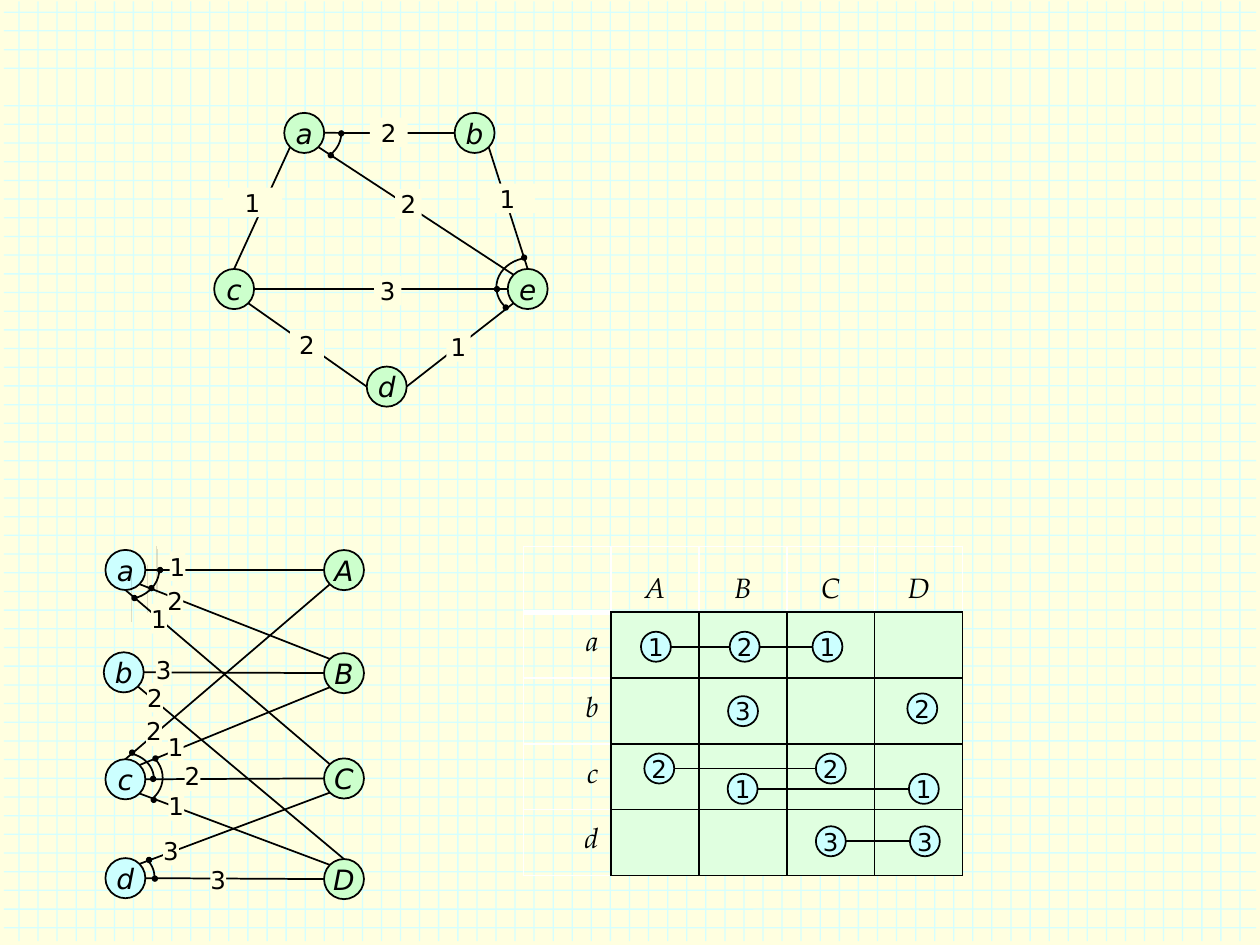
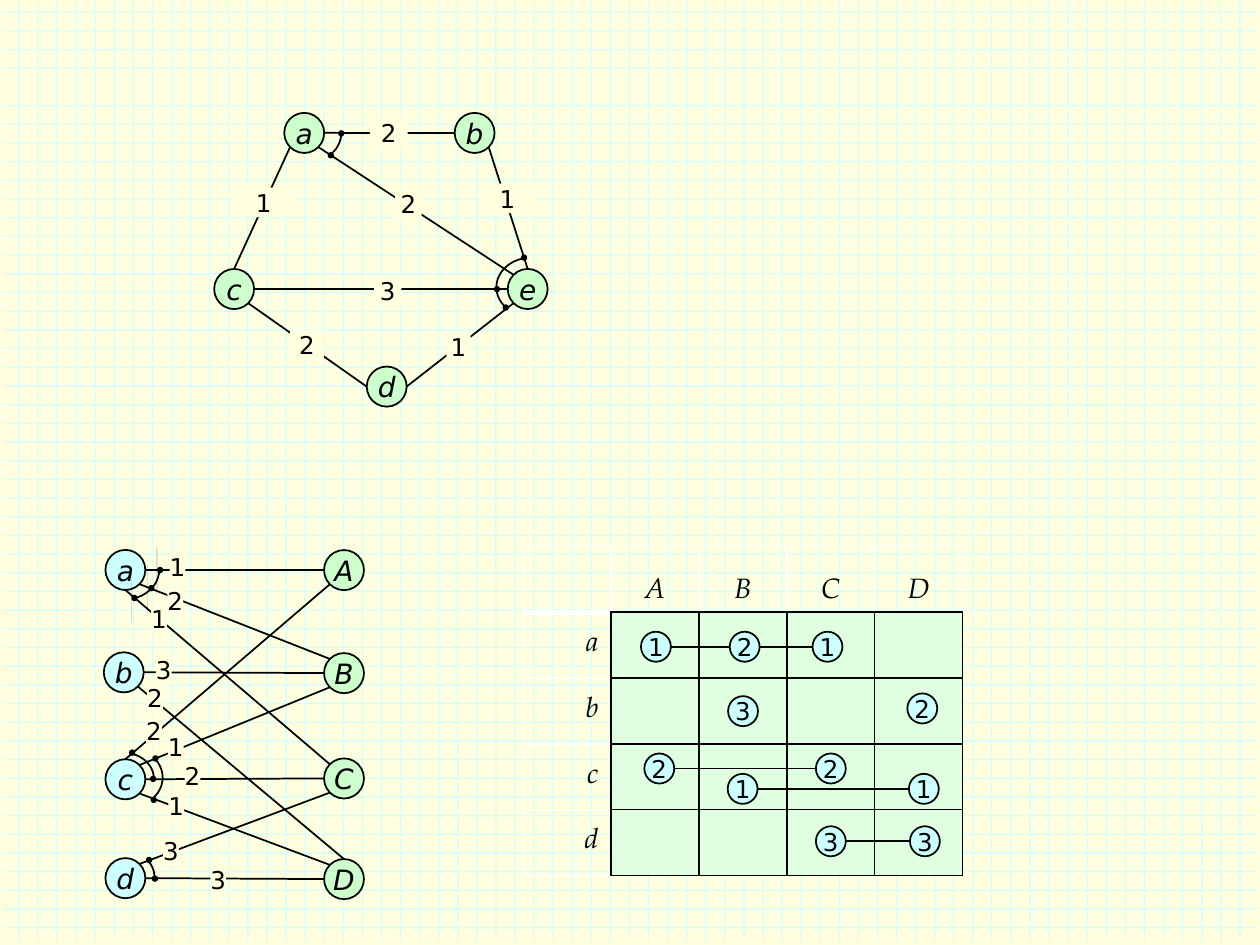
Before and after one commit to jonturner53/gads, a slide deck: slide 6 of approxAlgorithms/vecolor/figs.pptx. Drawn at 1260x945 pixels with LibreOffice and Linux fonts; fonts in the diff are those of the drawing. Boxes give left, top, right and bottom in pixels: in the first picture for what was removed or moved away, otherwise in the second. Text is boxed around its words. In the diff, an @@ line names an element or a change of style, - is before the commit and + after.

```diff
--- a/approxAlgorithms/vecolor/figs.pptx
+++ b/approxAlgorithms/vecolor/figs.pptx
@@ text "1": place and size @@
-text "1" at box(245, 194, 261, 212)
+text "1" at box(256, 194, 272, 212)
```
Also in this commit, not shown: 8 other files.
